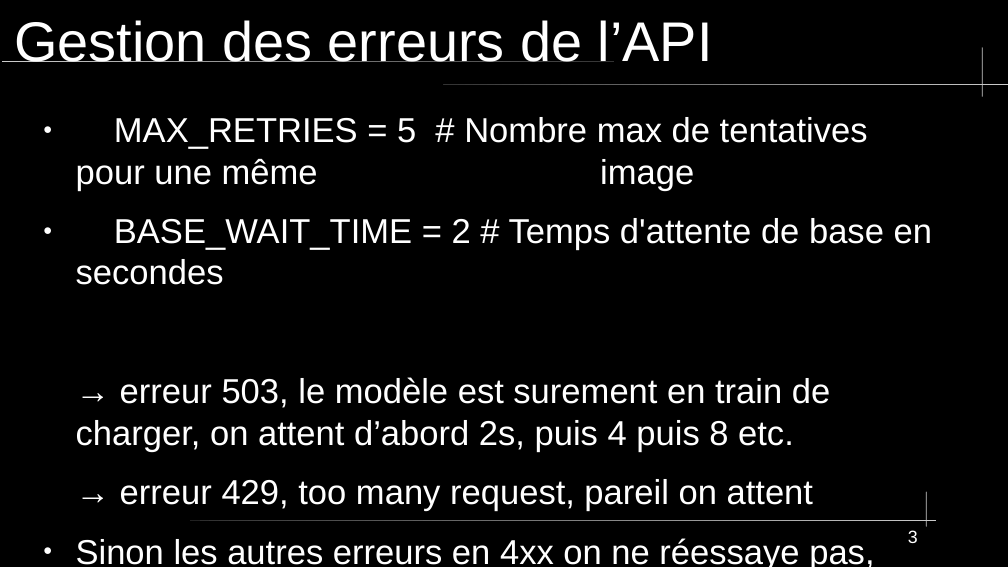
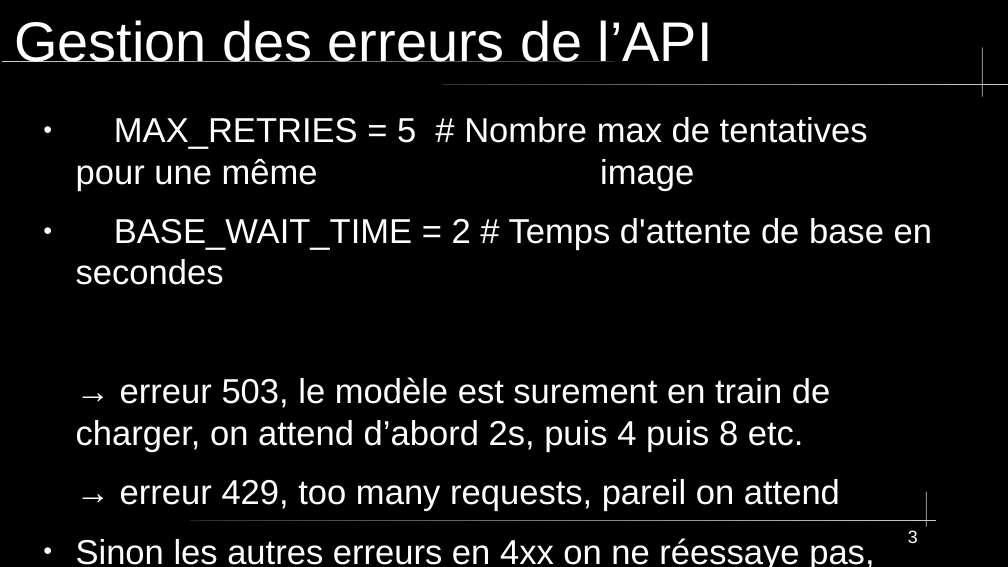
Before and after one commit to Apinsun/Projet2, a slide deck: slide 3 of Sans nom 1presentation.odp. Drawn at 1008x567 pixels with LibreOffice and Linux fonts; fonts in the diff are those of the drawing. Boxes give left, top, right and bottom in pixels: in the first picture for what was removed or moved away, otherwise in the second. Text is boxed around its words. In the diff, an @@ line names an element or a change of style, - is before the commit and + after.

```diff
--- a/Sans nom 1presentation.odp
+++ b/Sans nom 1presentation.odp
@@ text at <box>76,377,840,512</box>: text changed @@
-→ erreur 503, le modèle est surement en train de charger, on attent d’abord 2s, puis 4 puis 8 etc.
-→ erreur 429, too many request, pareil on attent
+→ erreur 503, le modèle est surement en train de charger, on attend d’abord 2s, puis 4 puis 8 etc.
+→ erreur 429, too many requests, pareil on attend
```
Also in this commit, not shown: 5 other slides changed, 4 slides added, 3 other files.
